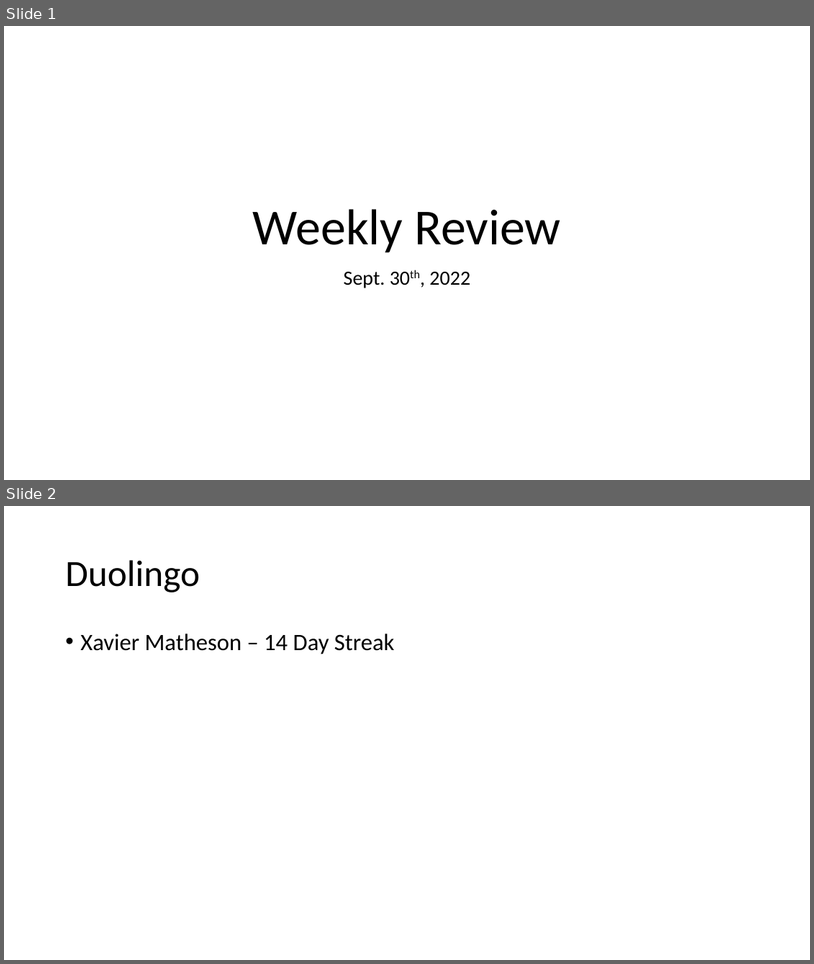
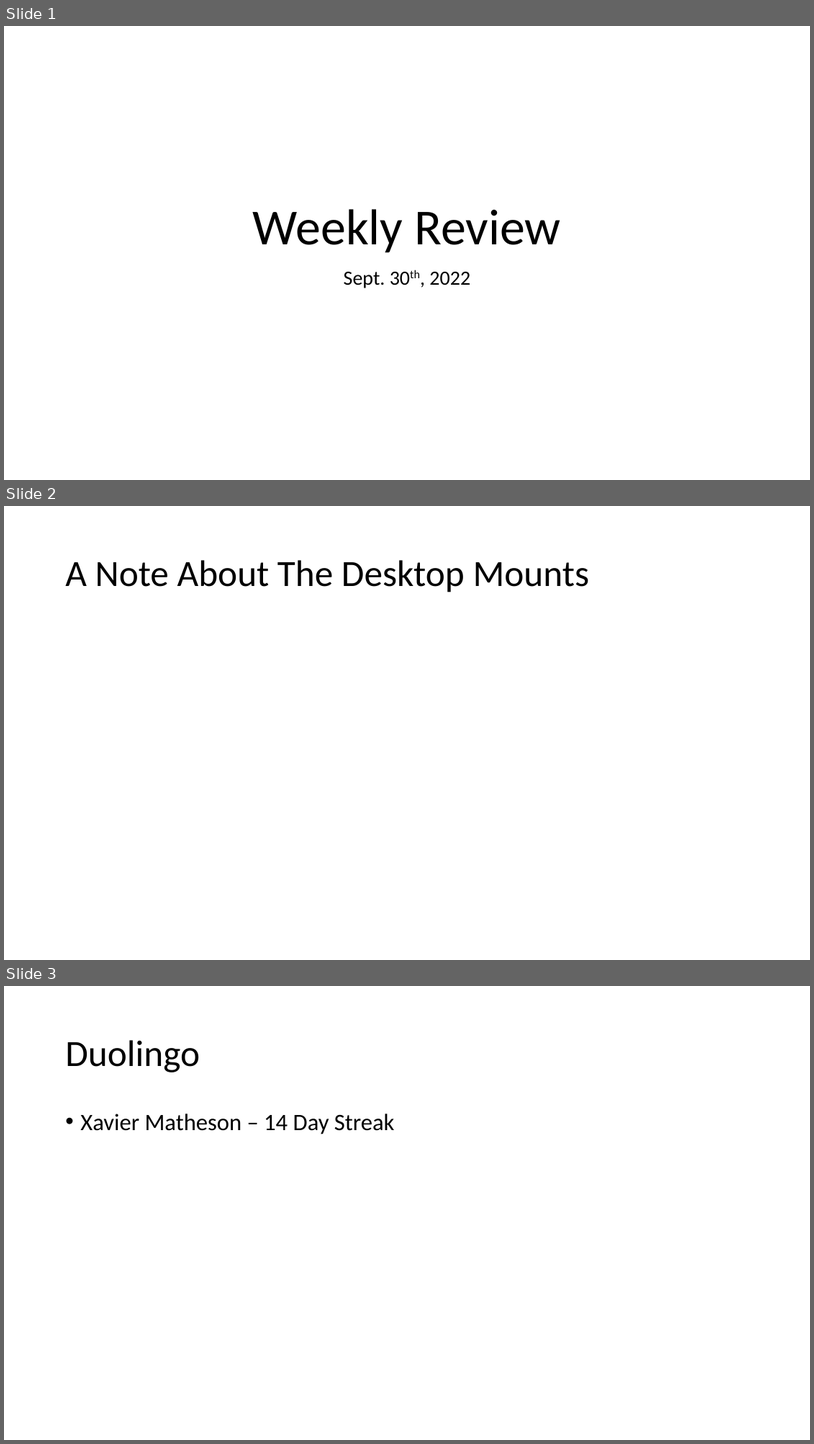
Before and after one commit to parke2023059/docpacs2223, a slide deck: docpac_06071022/Weekly Review.pptx. Shown one above the other, each under a label of ours: slides 1 and 2 before the commit, slides 1, 2 and 3 after it. The pictures are 814x964 and 814x1444 pixels, drawn with LibreOffice and Linux fonts; fonts in the diff are those of the drawing. Boxes give left, top, right and bottom in pixels: in the first picture for what was removed or moved away, otherwise in the second. Text is boxed around its words. In the diff, an @@ line names an element or a change of style, - is before the commit and + after.

```diff
--- a/docpac_06071022/Weekly Review.pptx
+++ b/docpac_06071022/Weekly Review.pptx
@@ slide 2 added at (x1=4, y1=506, x2=810, y2=960), background #FFFFFF @@
@@ title added at (x1=65, y1=560, x2=590, y2=592), 44 pt, text #000000 @@
+A Note About The Desktop Mounts
@@ what was slide 2 is now slide 3 @@
```
Also in this commit, not shown: 1 other slide added, 3 other files.
